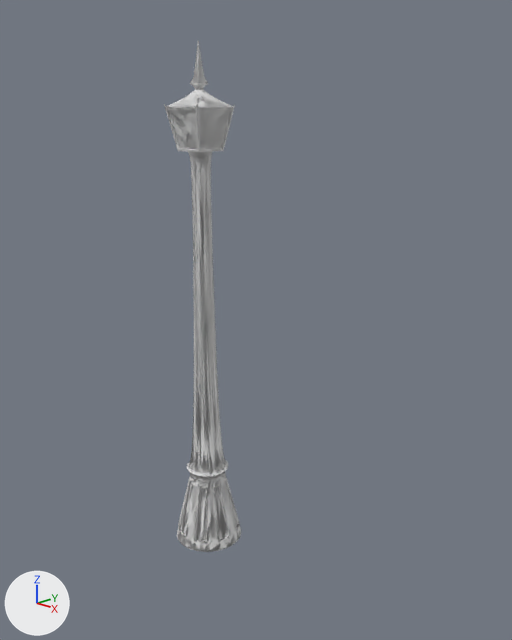
The Blender file Assets/Meshes/exterior_lamp.blend as it was, and as the next commit left it.
Before and after are seen from a camera (50 mm lens) standing at (3.98, -3.46, 3.51) and looking at (0.52, 0.04, 2.0). The axes (+X, +Y, +Z) are drawn at lower left. The lights are the same throughout.

In view in the first picture: 'LOD_B_Exterior_Lantern', 'LOD_C_Exterior_Lantern'.
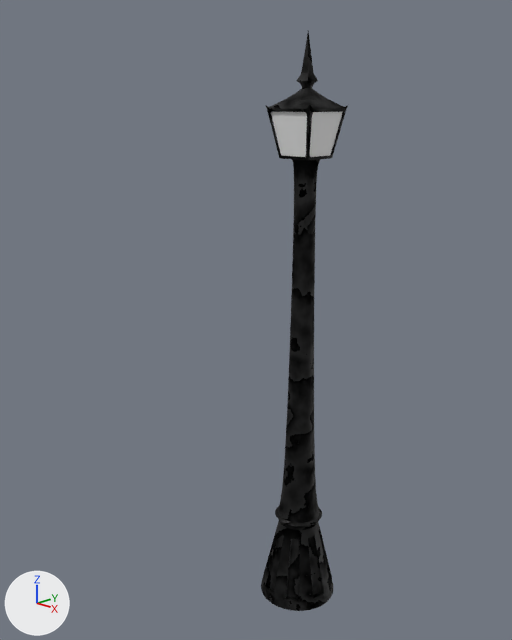
Boxes (x1, y1, x2, y2) around the edits, measured in the pictures (512 x 640 px):
```json
{"object": "LOD_C_Exterior_Lantern", "change": "surface changed, recoloured, moved", "before": [164, 41, 238, 551], "after": [261, 31, 348, 611]}
{"object": "LOD_B_Exterior_Lantern", "change": "hidden", "before": [165, 45, 241, 552]}
```

Scene script edits in JSON lines:
```json
{"op": "add", "block": "img_normal_map_lantern", "code": ["img_normal_map_lantern = load_image('Normal_map_Lantern', '../Textures/Normal_map_Lantern.png', 1024, 1024, 'Non-Color')"]}
{"block": "mat_window", "change": "nodes: "}
{"block": "mat_window", "change": "nodes: BsdfPrincipled, MixShader, NormalMap, OutputMaterial, RGB, TexCoord, TexImage, TexWave"}
{"block": "mat_window", "change": "colours: black #000000"}
{"block": "mat_window", "change": "uses the picture img_normal_map_lantern"}
{"op": "add", "block": "mat_window_001", "code": ["mat_window_001 = bpy.data.materials.new('Window.001')", "# nodes: BsdfPrincipled, MixShader, OutputMaterial, RGB, TexCoord, TexWave", "# colours: black #000000"]}
{"block": "me_lod_c_exterior_lantern", "where": "me_lod_c_exterior_lantern.from_pydata(...)  # 3810 vertices, 3808 faces; spans x -0.27..0.27, y -0.27..0.27, z 0.0..3.92"}
{"block": "me_lod_c_exterior_lantern", "where": "# used by ob_lod_c_exterior_lantern; location = (0.0, 0.0, 0.0)"}
{"block": "me_lod_c_exterior_lantern", "change": "me_lod_c_exterior_lantern part 1: all 3744 faces that had it switch from mat_window to mat_window_001"}
{"op": "remove", "block": "ob_lod_b_exterior_lantern", "code": "_m = ob_lod_b_exterior_lantern.modifiers.new('Subdivision', 'SUBSURF')"}
{"op": "remove", "block": "ob_lod_b_exterior_lantern", "code": "_m.levels = 2"}
{"op": "add", "block": "ob_lod_b_exterior_lantern", "code": "ob_lod_b_exterior_lantern.hide_viewport = True"}
{"op": "set", "path": "ob_lod_c_exterior_lantern.location", "old": "(0.0, 0.0, 0.0)", "new": "(1.0, 0.0, 0.0)"}
```
